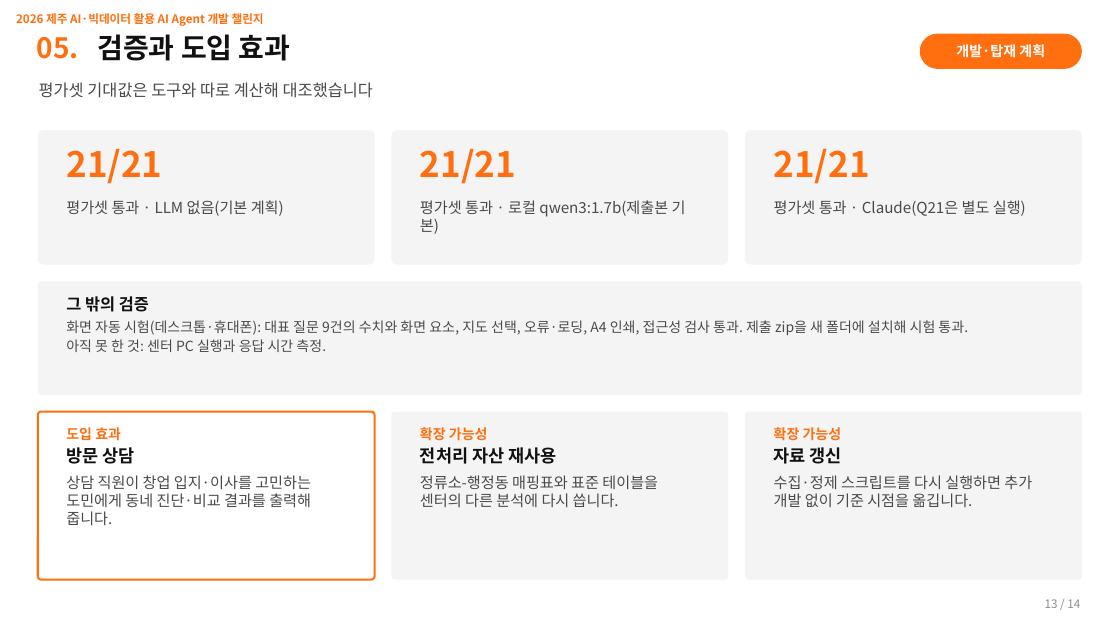
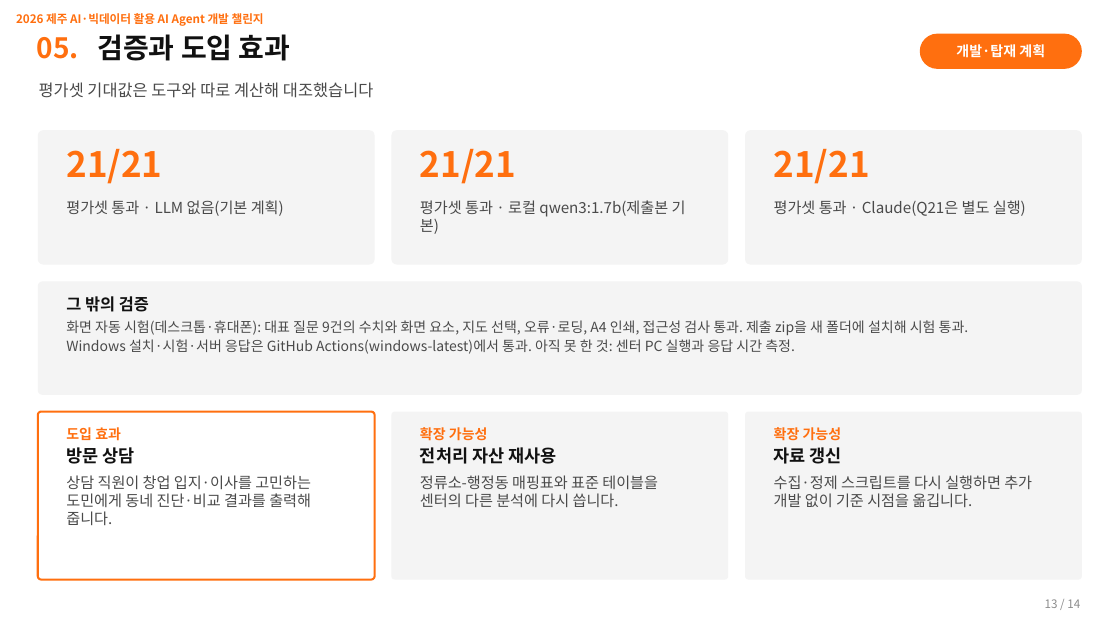
Before and after one commit to 0cars0903/JEJU_AI_AGENT, a slide deck: slide 13 of docs/제출/기획서.pptx. Drawn at 1120x630 pixels with LibreOffice and Linux fonts; fonts in the diff are those of the drawing. Boxes give left, top, right and bottom in pixels: in the first picture for what was removed or moved away, otherwise in the second. Text is boxed around its words. In the diff, an @@ line names an element or a change of style, - is before the commit and + after.

```diff
--- a/docs/제출/기획서.pptx
+++ b/docs/제출/기획서.pptx
@@ text at (x1=66, y1=339, x2=795, y2=354): text changed @@
-아직 못 한 것: 센터 PC 실행과 응답 시간 측정.
+Windows 설치·시험·서버 응답은 GitHub Actions(windows-latest)에서 통과. 아직 못 한 것: 센터 PC 실행과 응답 시간 측정.
```
Also in this commit, not shown: 4 other files.
